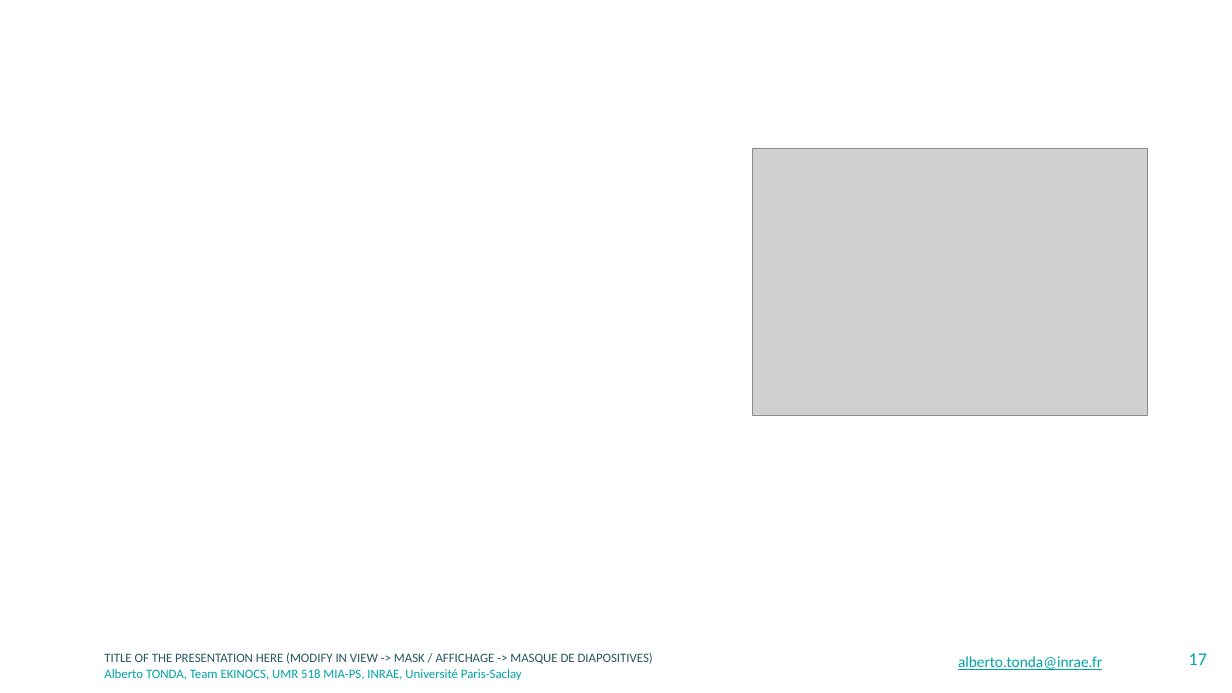
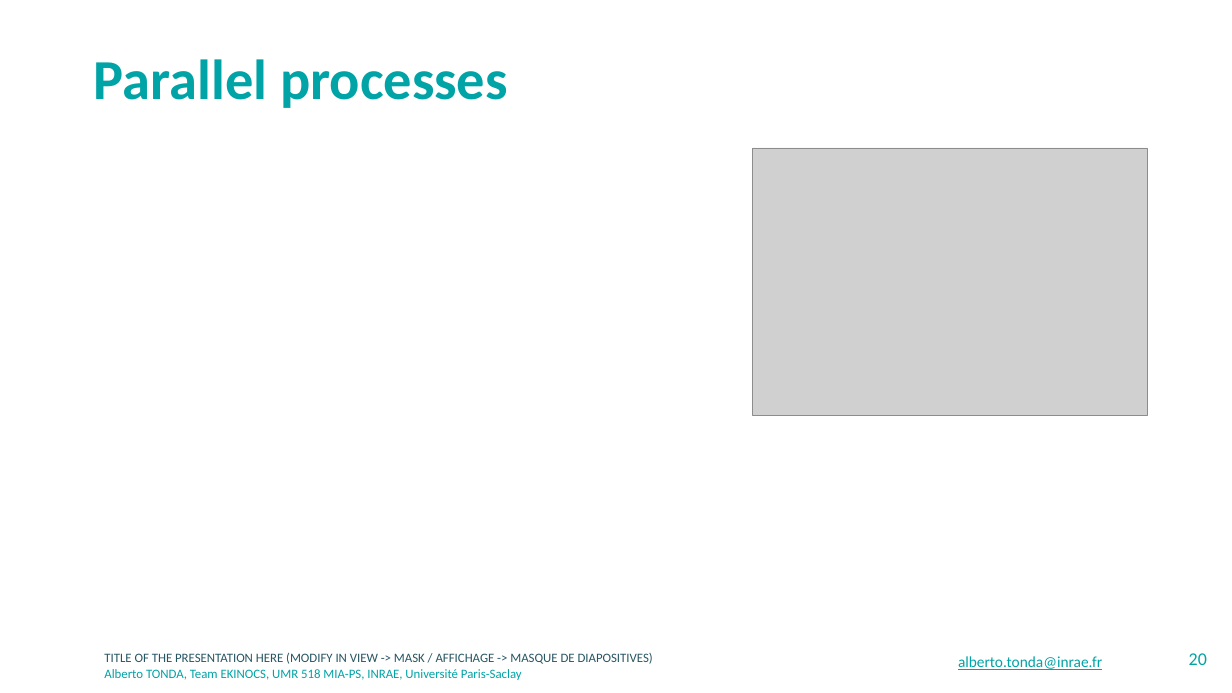
Before and after one commit to albertotonda/teaching, a slide deck: slide 20 of crash-course-on-data-science/coding.pptx (slide 17 before the commit). Drawn at 1232x693 pixels with LibreOffice and Linux fonts; fonts in the diff are those of the drawing; grey boxes stand for pictures; background and template pictures are left out. Boxes give left, top, right and bottom in pixels: in the first picture for what was removed or moved away, otherwise in the second. Text is boxed around its words. In the diff, an @@ line names an element or a change of style, - is before the commit and + after.

```diff
--- a/crash-course-on-data-science/coding.pptx
+++ b/crash-course-on-data-science/coding.pptx
@@ title added at bbox=[94, 59, 508, 108], 44 pt, text #00A3A6, bold @@
+Parallel processes
@@ page number at bbox=[1189, 653, 1207, 665]: text changed @@
-17
+20
```
Also in this commit, not shown: 2 other slides changed, 3 slides added, 2 other files.
